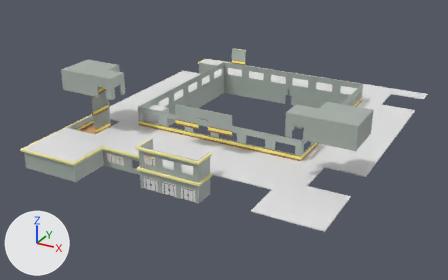
An edit to the FBX model Assets/Resources/School/ClassBeta.fbx, drawn before and after from the same camera.
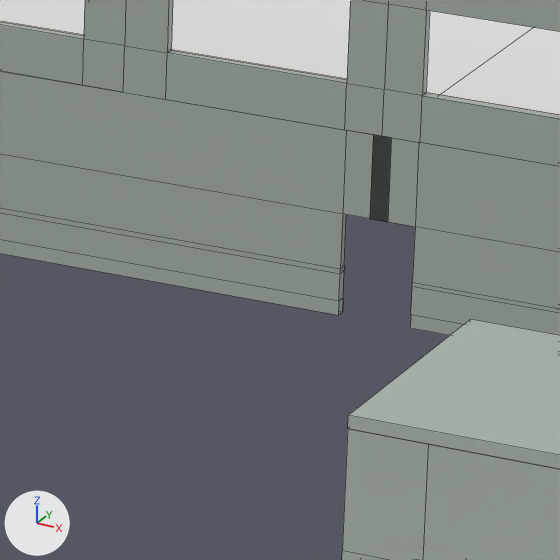
Each version appears first whole from a camera (50 mm lens) standing at (54.3, -83.0, 52.3) and looking at (-2.7, 20.6, 0.5), and next in a close-up on the part from 57% to 68% of the width and 28% to 45% of the height. The axes (+X, +Y, +Z) are drawn at lower left. The lights are the same throughout. The close-ups show mesh edges as thin lines. Where no turn or scale is listed for an object, it has been applied to the vertices. Vertices at the same position are counted once.

The scene before the commit, as lines of its bpy script (objects in view):
```python
me_cube_048 = bpy.data.meshes.new('Cube.048')
me_cube_048.from_pydata(...)  # 204 vertices, 200 faces; spans x -17.8..17.8, y 0.0..36.1, z 0.0..4.0
# faces by material slot: [128, 64, 8]
me_cube_048.materials.append(mat_basic)  # grey #abb5ad
me_cube_048.materials.append(mat_a)  # brown #ac6644
me_cube_048.materials.append(mat_b)  # yellow #fff682
# before: 22 (0.2, 36.0, 4.0), 23 (0.2, 35.8, 4.0) at pixel (391, 137), 26 (-0.8, 35.8, 0.3) at pixel (338, 301), 52 (0.2, 35.8, 2.2) at pixel (387, 221), 66 (-0.8, 36.0, 4.0)
# before: 67 (-0.8, 35.8, 4.0) at pixel (346, 130), 68 (-0.8, 36.0, 1.0) at pixel (344, 266), 69 (-0.8, 36.0, 0.9) at pixel (343, 270), 70 (-0.8, 36.0, 0.3) at pixel (342, 298), 71 (-0.8, 36.1, 1.0) at pixel (344, 265)
# before: 72 (-0.8, 36.1, 0.9) at pixel (344, 270), 73 (-0.8, 36.1, 0.3) at pixel (343, 298), 74 (-0.8, 36.0, 0.0) at pixel (342, 312), 75 (-0.8, 35.8, 0.0) at pixel (338, 315), 76 (-0.8, 36.1, 0.0) at pixel (342, 311)
# before: 80 (-0.8, 35.8, 2.2) at pixel (342, 213), 83 (0.2, 36.0, 2.2), 87 (-0.8, 36.0, 2.2), 91 (-0.8, 35.8, 0.9) at pixel (340, 273), 94 (-0.8, 35.8, 1.0) at pixel (340, 269)
# before: 124 (-0.2, 36.0, 4.0), 125 (-0.2, 35.8, 4.0) at pixel (373, 134), 128 (0.8, 35.8, 0.3) at pixel (410, 314), 154 (-0.2, 35.8, 2.2) at pixel (369, 218), 169 (0.8, 36.0, 4.0)
# before: 170 (0.8, 35.8, 4.0) at pixel (418, 142), 171 (0.8, 36.0, 1.0), 172 (0.8, 36.0, 0.9), 173 (0.8, 36.0, 0.3), 174 (0.8, 36.1, 1.0)
# before: 175 (0.8, 36.1, 0.9), 176 (0.8, 36.1, 0.3), 177 (0.8, 36.0, 0.0), 178 (0.8, 35.8, 0.0) at pixel (410, 328), 179 (0.8, 36.1, 0.0)
# before: 183 (0.8, 35.8, 2.2) at pixel (415, 226), 187 (-0.2, 36.0, 2.2), 191 (0.8, 36.0, 2.2), 195 (0.8, 35.8, 0.9) at pixel (412, 286), 198 (0.8, 35.8, 1.0) at pixel (412, 282)
me_cube_056 = bpy.data.meshes.new('Cube.056')
me_cube_056.from_pydata(...)  # 1116 vertices, 1150 faces; spans x -17.8..17.8, y 0.0..36.1, z 0.0..4.0
# faces by material slot: [590, 480, 80]
me_cube_056.materials.append(mat_basic)  # grey #abb5ad
me_cube_056.materials.append(mat_a)  # brown #ac6644
me_cube_056.materials.append(mat_b)  # yellow #fff682
me_cube_058 = bpy.data.meshes.new('Cube.058')
me_cube_058.from_pydata(...)  # 84 vertices, 82 faces; spans x -6.0..6.0, y -4.0..4.0, z -2.1..2.1
me_cube_058.materials.append(mat_basic)  # grey #abb5ad
ob_centro_002 = bpy.data.objects.new('Centro.002', me_cube_056)
ob_centro_002.location = (0.0, 11.86, 4.0)
ob_centro_004 = bpy.data.objects.new('Centro.004', me_cube_048)
ob_centro_004.location = (0.0, 11.86, 0.0)
ob_supa_001 = bpy.data.objects.new('SupA.001', me_cube_058)
ob_supa_001.location = (23.96, 7.66, 14.1)
# also in view: 'Cube.022' at (0.0, 25.9, 3.9)
```
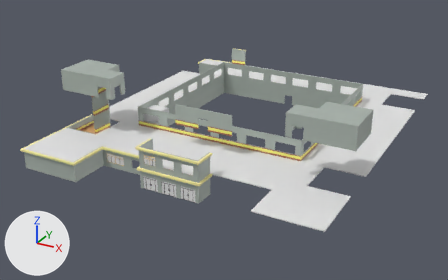
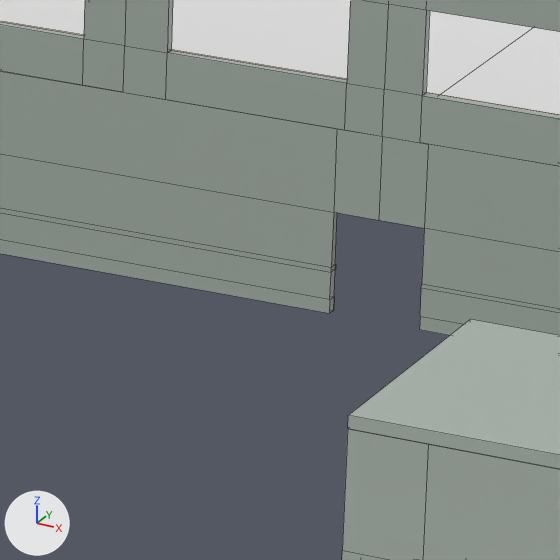
Where the newer file only moved an object's origin or applied its transform, the numbers keep the older frame.

What changed in the scene script:
```text
Change me_cube_048:
    where me_cube_048.from_pydata(...)  # 204 vertices, 200 faces; spans x -17.8..17.8, y 0.0..36.1, z 0.0..4.0
    used by ob_centro_004; location = (0.0, 11.86, 0.0)
    verts and faces of me_cube_048; kept vertices keep their numbers, new ones are numbered from 204
    me_cube_048 part 1
    add delete_vertices([22, 23, 52, 83, 124, 125, 154, 187])  # with the faces that use them
    add for i in [26, *range(66, 77), 80, 87, 91, 94]: verts[i] += (-0.2, 0.0, 0.0)
    add for i in [128, *range(169, 180), 183, 191, 195, 198]: verts[i] += (0.2, 0.0, 0.0)
    add for new, old in zip([*range(204, 208)], [66, 67, 80, 87]): verts[new] = verts[old] + (1.0, 0.0, 0.0)
    add faces += [(66, 204, 207, 87), (66, 67, 205, 204), (67, 80, 206, 205), (80, 87, 207, 206), (169, 191, 207, 204), (169, 204, 205, 170)]  # mat_basic (grey #abb5ad)
    add faces += [(170, 205, 206, 183), (183, 206, 207, 191)]  # mat_basic (grey #abb5ad)
```

What differs and where, as boxes [x1, y1, x2, y2] in the close-ups (560 x 560 px; the box of a moved part takes in the faces that stretch with it):
part 1 of me_cube_048, moved or reshaped: [326, 128, 560, 335] in both
